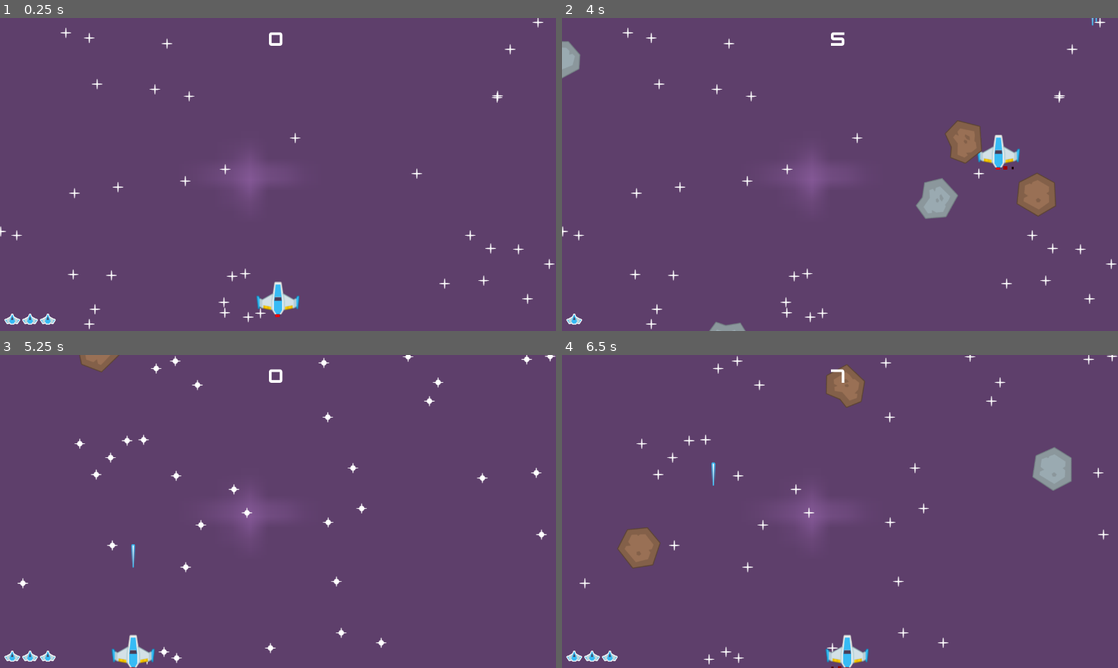
Above: before the commit, frames 1-4 (two rows, left to right).
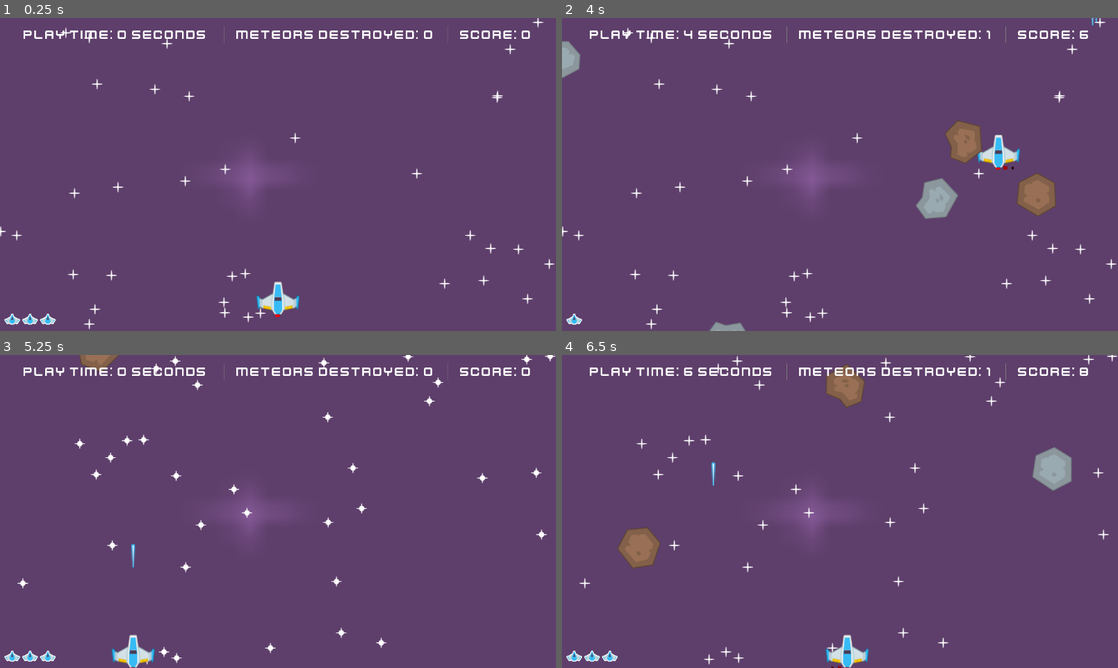
Above: after the commit, the same moments.

Repository: joeshisya/space_shooter
Game: Godot game, scene res://scenes/level.tscn
Two runs of this game, one before a commit and one after it. Both use one fixed random seed, a clock stepped at 60 frames per second and the inputs below.
Inputs:
- Up to frame 1 (0.25 s): no input
- Up to frame 2 (4 s): tap Enter at 0.5 s; hold Right (right) 0.53-1.28 s; hold Space (shoot) 0.53-1.28 s; hold Down (down) 1.28-2.03 s; tap Space (shoot) at 1.35, 2.85 s; hold Right (right) 2.03-2.78 s; hold Space (shoot) 2.03-2.78 s; hold Up (up) 2.78-3.53 s; hold Left (left) from 3.53 s (still down); hold Space (shoot) from 3.53 s (still down)
- Up to frame 3 (5.25 s): release Space (shoot) at 4.28 s; tap Space (shoot) at 4.35 s; release Left (left) at 5.03 s; hold Down (down) from 5.03 s (still down); hold Space (shoot) from 5.03 s (still down)
- Up to frame 4 (6.5 s): release Down (down) at 5.78 s; release Space (shoot) at 5.78 s; hold Right (right) from 5.78 s (still down); tap Space (shoot) at 5.85 s

The runs differ from the first frame. In frame 1, 1.2% of the frame differs, in the area x 4-96%, y 2-9%; in frame 2, 1.1%; in frame 3, 1.2%; in frame 4, 1.1%.

Commit message:
Updated Score Logic
User's score increases based on:
    - Play time
    - Number of meteors destroyed

Diff:
--- a/global/global.gd
+++ b/global/global.gd
@@ -1,5 +1,6 @@
 extends Node
 
+var play_time := 0
+var meteors_destroyed := 0
 var score := 0
 var shoot_rate := 3
-var meteors_destroyed := 0
--- a/scenes/game_over.tscn
+++ b/scenes/game_over.tscn
@@ -42,17 +42,25 @@
 horizontal_alignment = 1
 vertical_alignment = 1
 
-[node name="Label2" type="Label" parent="CenterContainer/VBoxContainer"]
+[node name="TimeLabel" type="Label" parent="CenterContainer/VBoxContainer"]
+layout_mode = 2
+theme_override_fonts/font = ExtResource("1_gu4vm")
+theme_override_font_sizes/font_size = 32
+text = "Play Time: "
+horizontal_alignment = 1
+
+[node name="MeteorLabel" type="Label" parent="CenterContainer/VBoxContainer"]
+layout_mode = 2
+theme_override_fonts/font = ExtResource("1_gu4vm")
+theme_override_font_sizes/font_size = 32
+text = "METEORS DESTROYED: "
+horizontal_alignment = 1
+
+[node name="ScoreLabel" type="Label" parent="CenterContainer/VBoxContainer"]
 layout_mode = 2
 theme_override_fonts/font = ExtResource("1_gu4vm")
 theme_override_font_sizes/font_size = 32
 text = "Score: "
-horizontal_alignment = 1
-
-[node name="Label3" type="Label" parent="CenterContainer/VBoxContainer"]
-layout_mode = 2
-theme_override_fonts/font = ExtResource("1_gu4vm")
-theme_override_font_sizes/font_size = 32
 horizontal_alignment = 1
 
 [node name="MarginContainer" type="MarginContainer" parent="."]
--- a/scenes/ui.tscn
+++ b/scenes/ui.tscn
@@ -16,11 +16,36 @@
 grow_horizontal = 2
 theme_override_constants/margin_top = 20
 
-[node name="Label" type="Label" parent="MarginContainer"]
+[node name="HBoxContainer" type="HBoxContainer" parent="MarginContainer"]
+layout_mode = 2
+
+[node name="PlayTimeLabel" type="Label" parent="MarginContainer/HBoxContainer"]
 layout_mode = 2
 theme_override_fonts/font = ExtResource("1_0481g")
-theme_override_font_sizes/font_size = 50
-text = "0"
+theme_override_font_sizes/font_size = 30
+text = "Play Time: 0 seconds "
+horizontal_alignment = 1
+
+[node name="VSeparator" type="VSeparator" parent="MarginContainer/HBoxContainer"]
+layout_mode = 2
+theme_override_constants/separation = 50
+
+[node name="MeteorsLabel" type="Label" parent="MarginContainer/HBoxContainer"]
+layout_mode = 2
+theme_override_fonts/font = ExtResource("1_0481g")
+theme_override_font_sizes/font_size = 30
+text = "Meteors Destroyed: 0"
+horizontal_alignment = 1
+
+[node name="VSeparator2" type="VSeparator" parent="MarginContainer/HBoxContainer"]
+layout_mode = 2
+theme_override_constants/separation = 50
+
+[node name="ScoreLabel" type="Label" parent="MarginContainer/HBoxContainer"]
+layout_mode = 2
+theme_override_fonts/font = ExtResource("1_0481g")
+theme_override_font_sizes/font_size = 30
+text = "Score: 0"
 horizontal_alignment = 1
 
 [node name="MarginContainer2" type="MarginContainer" parent="."]
--- a/scripts/game_over.gd
+++ b/scripts/game_over.gd
@@ -4,7 +4,9 @@
 
 
 func _ready() -> void:
-	$CenterContainer/VBoxContainer/Label2.text = $CenterContainer/VBoxContainer/Label2.text + str(Global.score)
+	$CenterContainer/VBoxContainer/TimeLabel.text = $CenterContainer/VBoxContainer/TimeLabel.text + str(Global.play_time) + " seconds"
+	$CenterContainer/VBoxContainer/MeteorLabel.text = $CenterContainer/VBoxContainer/MeteorLabel.text + str(Global.meteors_destroyed)
+	$CenterContainer/VBoxContainer/ScoreLabel.text = $CenterContainer/VBoxContainer/ScoreLabel.text + str(Global.score)
 
 # Called every frame. 'delta' is the elapsed time since the previous frame.
 func _process(_delta: float) -> void:
--- a/scripts/meteor.gd
+++ b/scripts/meteor.gd
@@ -46,5 +46,5 @@
 	can_collide = false
 	await get_tree().create_timer(1).timeout
 	queue_free()
-	Global.score += 1
 	Global.meteors_destroyed += 1
+	Global.score += 2
--- a/scripts/ui.gd
+++ b/scripts/ui.gd
@@ -1,7 +1,6 @@
 extends CanvasLayer
 
 static var image = load('res://graphics/lives/Player Life.png')
-var time_elapsed := 0
 
 
 func set_health(amount):
@@ -16,6 +15,8 @@
 
 
 func _on_score_timer_timeout() -> void:
-	time_elapsed += 1
+	Global.play_time += 1
 	Global.score += 1
-	$MarginContainer/Label.text = str(Global.score)
+	$MarginContainer/HBoxContainer/PlayTimeLabel.text = "Play Time: " + str(Global.play_time) + " Seconds"
+	$MarginContainer/HBoxContainer/MeteorsLabel.text = "Meteors Destroyed: " + str(Global.meteors_destroyed)
+	$MarginContainer/HBoxContainer/ScoreLabel.text = "Score: " + str(Global.score)
